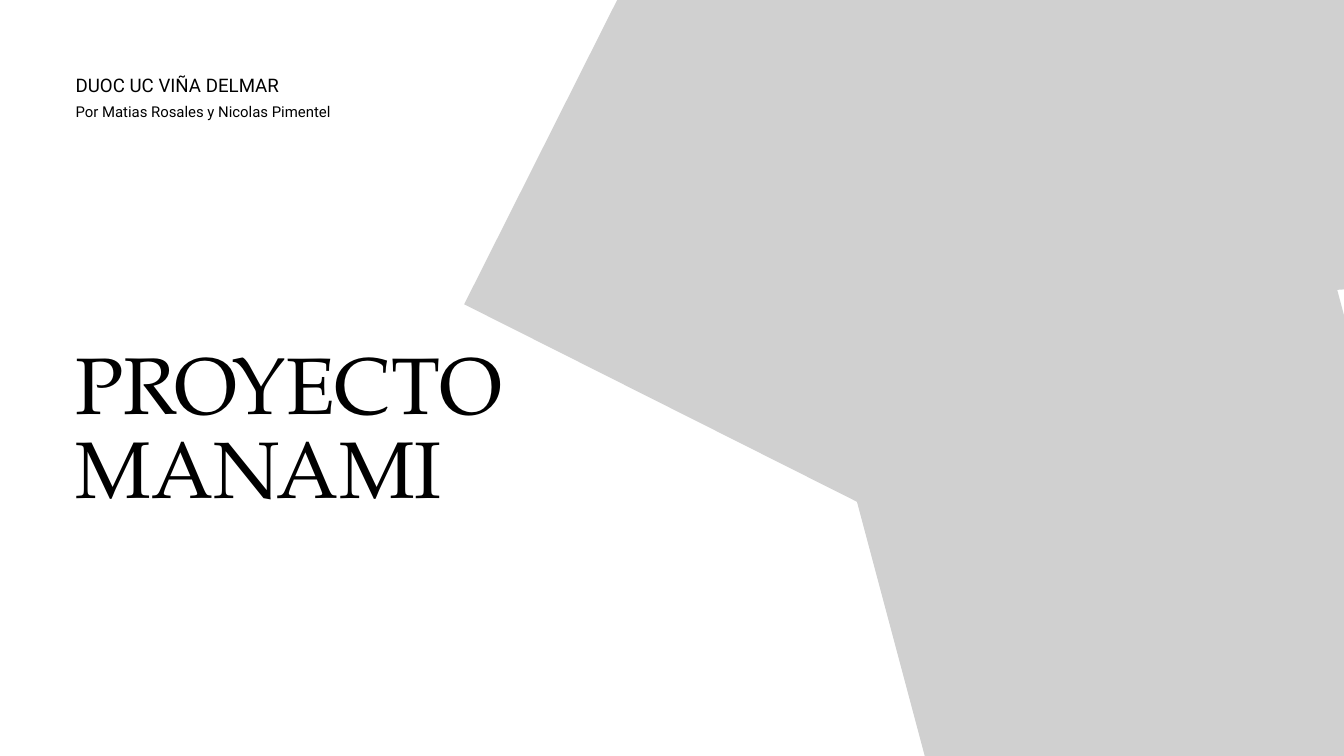
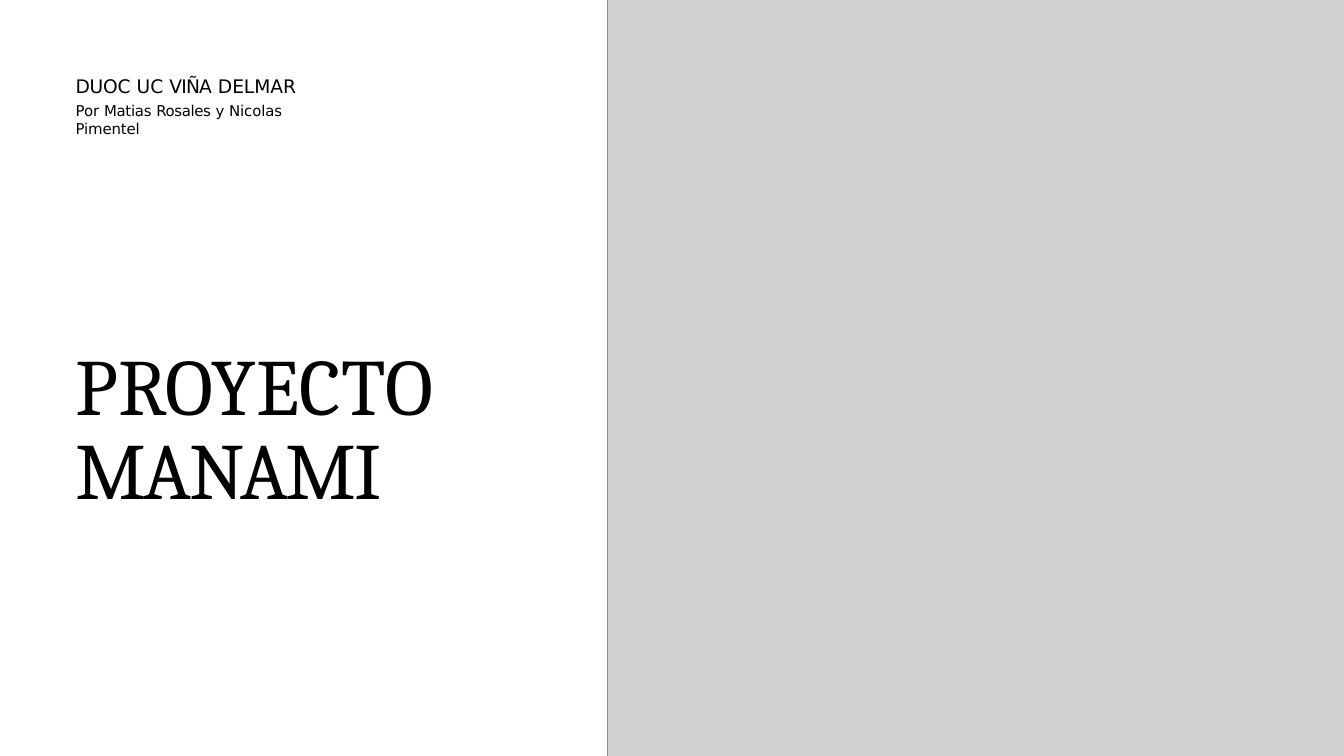
Before and after one commit to slashmagma/Proyecto_Optimisacion_MANANI-, a slide deck: slide 1 of fase 1/Evidencias_Grupales/Presentacíon Proyecto.pptx. Drawn at 1344x756 pixels with LibreOffice and Linux fonts; fonts in the diff are those of the drawing; grey boxes stand for pictures. Boxes give left, top, right and bottom in pixels: in the first picture for what was removed or moved away, otherwise in the second. Text is boxed around its words. In the diff, an @@ line names an element or a change of style, - is before the commit and + after.

```diff
--- a/fase 1/Evidencias_Grupales/Presentacíon Proyecto.pptx
+++ b/fase 1/Evidencias_Grupales/Presentacíon Proyecto.pptx
@@ picture removed at box(464, 0, 1181, 547) @@
@@ picture added at box(607, 0, 1344, 756) @@
@@ picture removed at box(978, 0, 1344, 311) @@
@@ title at box(76, 79, 296, 94): font Roboto to DejaVu Sans in "DUOC UC VIÑA DELMAR"; letter spacing 0 to -0.2 pt in "DUOC"; letter spacing 0 to -0.1 pt in "UC DELMAR"; letter spacing 0 to -0.8 pt in "VIÑA"; indent changed; line spacing 21pt to 1; more space between paragraphs @@
@@ title at box(76, 104, 282, 119): paragraph added @@
+Por Matias Rosales y Nicolas Pimentel
@@ text removed at box(76, 105, 331, 120) @@
-Por Matias Rosales y Nicolas Pimentel
@@ picture removed at box(823, 239, 1344, 756) @@
@@ text "PROYECTO MANAMI" at box(76, 361, 434, 499): size 85.8 to 85.5 pt, font TeX Gyre Pagella to Cambria; letter spacing 0 to 0.7 pt in "PROYECTO"; letter spacing 0 to -2.6 pt in "MANAMI"; indent changed; more space between paragraphs @@
```
Also in this commit, not shown: 19 other slides changed.
